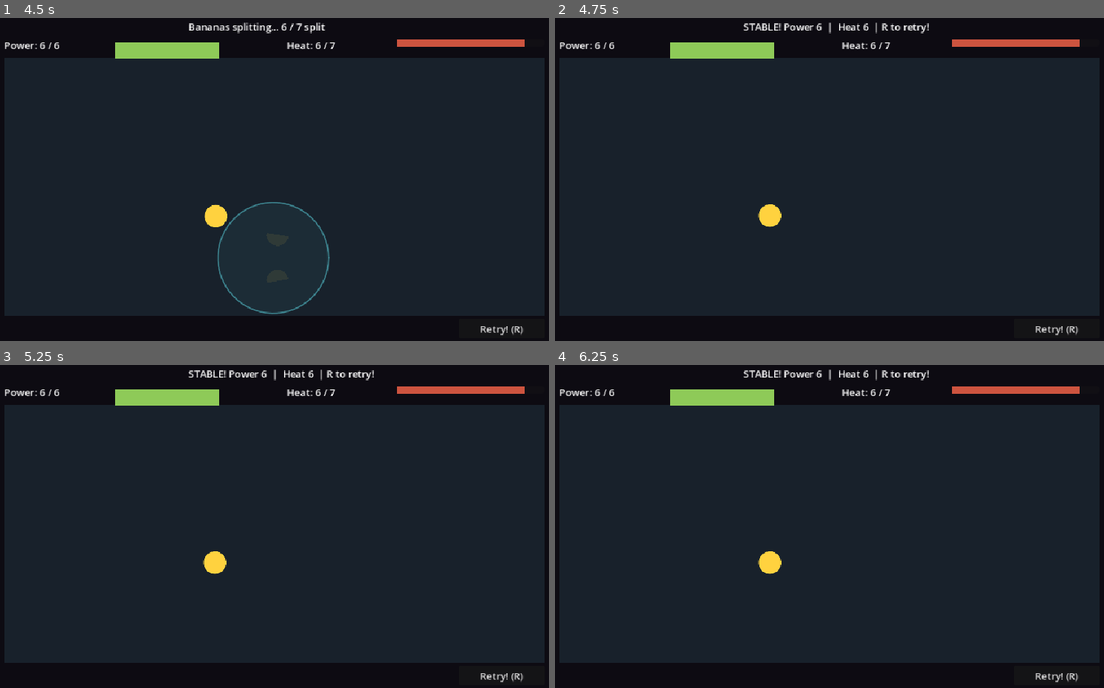
Above: before the commit, frames 1-4 (two rows, left to right).
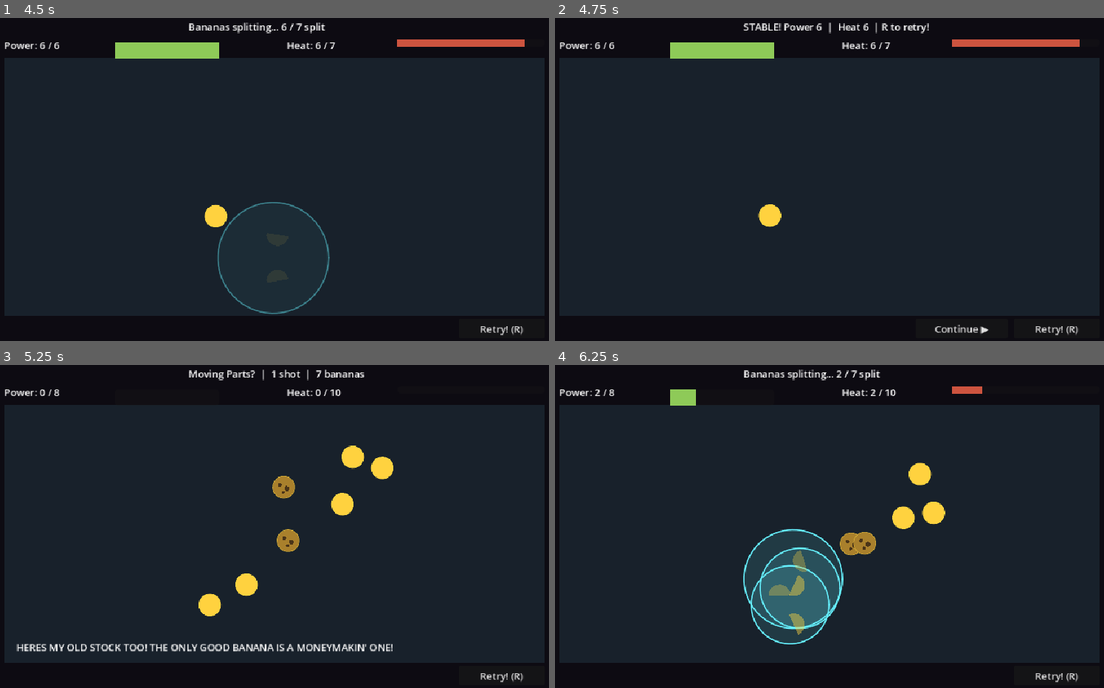
Above: after the commit, the same moments.

Repository: UnderstoodUseYourUsernameHere/banana-fission
Game: Godot game, scene res://scenes/main.tscn
Same seed, same stepped clock (60 frames per second), same inputs: the game is played once before the commit and once after it.
Inputs (mouse positions are in pixels of both pictures, inside the frame that each line leads up to):
- Up to frame 1 (4.5 s): click "Retry! (R)" at 0.5 s; click "Retry! (R)" at 1.25 s; click "Retry! (R)" at 2 s; tap Enter at 2.75 s; move the mouse to (406, 156) at 2.77 s; press the mouse at (406, 156) at 2.78 s; hold Right 2.78-3.5 s; release the mouse at (406, 156) at 3.5 s; drag from (153, 192) to (247, 240) at 3.52 s; move the mouse to (334, 101) at 4.27 s; hold Right from 4.28 s (still down); tap Shift at 4.35 s
- Up to frame 2 (4.75 s): keep holding Right
- Up to frame 3 (5.25 s): release Right at 5 s; click (406, 675) at 5 s, where only the run after the commit has a clickable "Continue ▶"
- Up to frame 4 (6.25 s): drag from (802, 587) to (653, 471) at 5.77 s

Frame 1 is identical in both runs. In frame 2, 0.1% of the frame differs, in the area x 69-80%, y 94-98%; in frame 3, 5.0%; in frame 4, 7.9%, in the area x 7-96%, y 1-87%.

Commit message:
feat: add level progression with debug skip(N)

Diff:
--- /dev/null
+++ b/scenes/levels/level_02.tscn
@@ -0,0 +1,51 @@
+[gd_scene format=3 uid="uid://bomelqoasq4ti"]
+
+[ext_resource type="Script" uid="uid://b5nhbirq8p17h" path="res://scripts/level.gd" id="1_vq1pa"]
+[ext_resource type="PackedScene" uid="uid://chn41nef2631r" path="res://scenes/banana.tscn" id="2_c5o3r"]
+
+[node name="Level" type="Node2D" unique_id=964198586]
+script = ExtResource("1_vq1pa")
+title = "Moving Parts?"
+ratticus_line = "HERES MY OLD STOCK TOO! THE ONLY GOOD BANANA IS A MONEYMAKIN' ONE!"
+power_target = 8
+heat_limit = 10
+
+[node name="Banana" parent="." unique_id=993941136 instance=ExtResource("2_c5o3r")]
+position = Vector2(500, 300)
+kind = 1
+reaction_radius = 108.0
+power_yield = 3
+heat_yield = 6
+drift_speed = 14.0
+start_angle_degrees = 22.0
+
+[node name="Banana2" parent="." unique_id=71259297 instance=ExtResource("2_c5o3r")]
+position = Vector2(488, 199)
+kind = 1
+drift_speed = 100.0
+start_angle_degrees = 65.0
+
+[node name="Banana3" parent="." unique_id=1745667669 instance=ExtResource("2_c5o3r")]
+position = Vector2(600, 150)
+drift_speed = 100.0
+start_angle_degrees = 65.0
+
+[node name="Banana4" parent="." unique_id=213498638 instance=ExtResource("2_c5o3r")]
+position = Vector2(660, 181)
+drift_speed = 30.0
+start_angle_degrees = 160.0
+
+[node name="Banana5" parent="." unique_id=1736657249 instance=ExtResource("2_c5o3r")]
+position = Vector2(589, 238)
+drift_speed = 24.0
+start_angle_degrees = 67.0
+
+[node name="Banana6" parent="." unique_id=248285369 instance=ExtResource("2_c5o3r")]
+position = Vector2(438, 375)
+drift_speed = 27.0
+start_angle_degrees = 215.0
+
+[node name="Banana7" parent="." unique_id=558535088 instance=ExtResource("2_c5o3r")]
+position = Vector2(365, 405)
+drift_speed = 60.0
+start_angle_degrees = 360.0
--- a/scenes/main.tscn
+++ b/scenes/main.tscn
@@ -60,7 +60,7 @@
 [node name="Help" type="Label" parent="HUD" unique_id=395654825]
 offset_left = 40.0
 offset_top = 508.0
-offset_right = 760.0
+offset_right = 600.0
 offset_bottom = 532.0
 
 [node name="PowerLabel" type="Label" parent="HUD" unique_id=305983461]
@@ -116,3 +116,13 @@
 offset_top = 462.0
 offset_right = 900.0
 offset_bottom = 490.0
+
+[node name="Continue" type="Button" parent="HUD" unique_id=69068153]
+unique_name_in_owner = true
+visible = false
+offset_left = 620.0
+offset_top = 504.0
+offset_right = 770.0
+offset_bottom = 536.0
+focus_mode = 0
+text = "Continue ▶"
--- a/scripts/main.gd
+++ b/scripts/main.gd
@@ -29,6 +29,7 @@
 @onready var heat_bar: ProgressBar = $%HeatBar
 @onready var effect_container: Node2D = $%Effects
 @onready var retry_button: Button = $%Retry
+@onready var continue_button: Button = $%Continue
 
 var state: RoundState = RoundState.AIMING
 var split_count: int = 0
@@ -44,6 +45,7 @@
 	aim.configure(chamber.get_global_rect(), bananas, IGNITION_RADIUS)
 
 	retry_button.pressed.connect(_restart_attempt)
+	continue_button.pressed.connect(_on_continue_pressed)
 	_update_status()
 	print("Bananilator ready!")
 
@@ -77,6 +79,11 @@
 		_restart_attempt()
 		return
 
+	if event.is_action_pressed("continue"):
+		get_viewport().set_input_as_handled()
+		Progress.current_level = (Progress.current_level + 1) % Progress.level_count()
+		get_tree().reload_current_scene()
+
 func _physics_process(delta: float) -> void:
 	if state == RoundState.AIMING or state == RoundState.REACTING:
 		var chamber_bounds: Rect2 = chamber.get_global_rect()
@@ -128,6 +135,7 @@
 		pulse.queue_free()
 
 	active_pulses.clear()
+	continue_button.visible = _won()
 	_update_status()
 
 func _update_status() -> void:
@@ -202,3 +210,13 @@
 			continue
 		bananas.append(banana)
 		banana.split_occurred.connect(_on_banana_split)
+
+func _won() -> bool:
+	return heat_total <= heat_limit and power_total >= power_target
+
+func _on_continue_pressed() -> void:
+	if Progress.is_last_level():
+		Progress.current_level = 0
+	else:
+		Progress.current_level += 1
+	get_tree().reload_current_scene()
--- a/scripts/progress.gd
+++ b/scripts/progress.gd
@@ -1,6 +1,6 @@
 extends Node
 
-var levels: Array[PackedScene] = [preload("res://scenes/levels/level_01.tscn")]
+var levels: Array[PackedScene] = [preload("res://scenes/levels/level_01.tscn"), preload("res://scenes/levels/level_02.tscn")]
 var current_level: int = 0
 
 func level_count() -> int:
